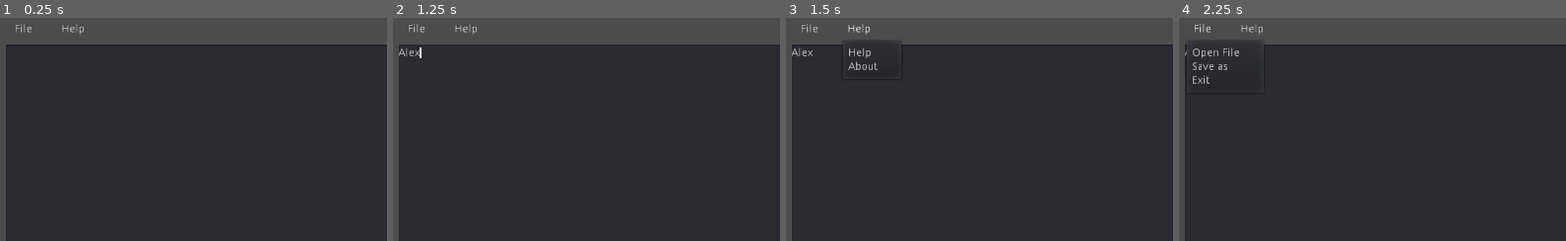
Above: before the commit, frames 1-4 (left to right).
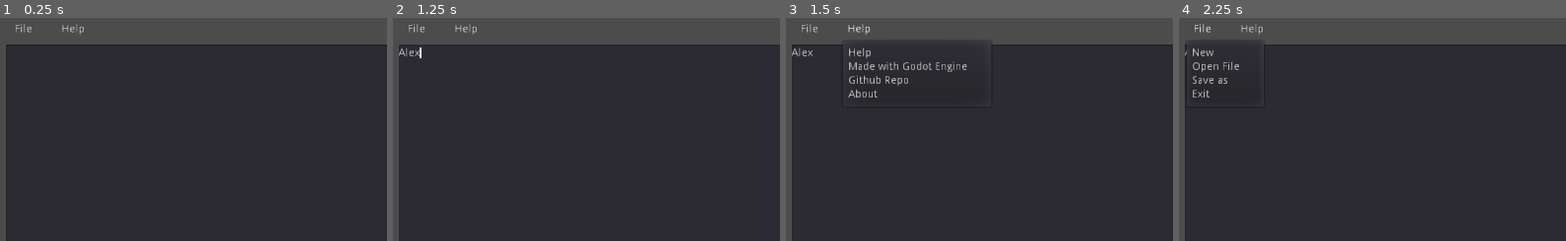
Above: after the commit, the same moments.

Repository: Tyler-Osborne/GodotPad
Game: Godot game, scene res://Scenes/TextEditor.tscn
The game is run twice, just before and just after one commit, with the same random seed, the same clock (stepped at 60 frames per second) and the same inputs.
Inputs (mouse positions are % of the whole screen's width and height, from its top left):
- Up to frame 1 (0.25 s): no input
- Up to frame 2 (1.25 s): click (50, 52) at 0.52 s; type "Alex" at 0.6 s
- Up to frame 3 (1.5 s): click "Help" at 1.25 s
- Up to frame 4 (2.25 s): click "File" at 2 s
The pictures show only the part of the screen within x 0-50%, y 0-50%; the shares and areas given below are measured in that part.

Frames 1-2 are identical in both runs. In frame 3, 1.0% of the frame differs, in the area x 16-53%, y 11-36%; in frame 4, 0.6%.

Commit message:
Added links to useful stuff

Diff:
--- a/Scenes/TextEditor.tscn
+++ b/Scenes/TextEditor.tscn
@@ -68,12 +68,57 @@
 "_edit_use_anchors_": false
 }
 
-[node name="WindowDialog" type="WindowDialog" parent="."]
-visible = true
-margin_left = 256.0
-margin_top = 152.0
-margin_right = 768.0
-margin_bottom = 448.0
+[node name="HelpWindow" type="WindowDialog" parent="."]
+margin_left = 320.0
+margin_top = 208.0
+margin_right = 640.0
+margin_bottom = 384.0
+__meta__ = {
+"_edit_use_anchors_": false
+}
+
+[node name="Label" type="Label" parent="HelpWindow"]
+margin_right = 320.0
+margin_bottom = 176.0
+text = "Placeholder"
+align = 1
+valign = 1
+autowrap = true
+
+[node name="HelpButton" type="Button" parent="HelpWindow"]
+margin_left = 136.0
+margin_top = 136.0
+margin_right = 183.0
+margin_bottom = 156.0
+text = "Close"
+
+[node name="AboutWindow" type="WindowDialog" parent="."]
+margin_left = 320.0
+margin_top = 208.0
+margin_right = 640.0
+margin_bottom = 384.0
+__meta__ = {
+"_edit_use_anchors_": false
+}
+
+[node name="Label" type="Label" parent="AboutWindow"]
+margin_left = 72.0
+margin_top = 16.0
+margin_right = 240.0
+margin_bottom = 104.0
+text = "Placeholder"
+align = 1
+valign = 1
+autowrap = true
+
+[node name="AboutButton" type="Button" parent="AboutWindow"]
+margin_left = 136.0
+margin_top = 136.0
+margin_right = 183.0
+margin_bottom = 156.0
+text = "Close"
 
 [connection signal="file_selected" from="OpenFileDialog" to="." method="_on_OpenFileDialog_file_selected"]
 [connection signal="file_selected" from="SaveFileDialog" to="." method="_on_SaveFileDialog_file_selected"]
+[connection signal="pressed" from="HelpWindow/HelpButton" to="." method="_on_HelpButton_pressed"]
+[connection signal="pressed" from="AboutWindow/AboutButton" to="." method="_on_AboutButton_pressed"]
--- a/Scripts/TextEditor.gd
+++ b/Scripts/TextEditor.gd
@@ -1,14 +1,30 @@
 extends Control
 
+const APP_NAME: String = "GodotPad"
+var current_file = "Untitled"
+
 func _ready():
+	update_window_title()
+
+	$MenuButtonFile.get_popup().add_item("New")
 	$MenuButtonFile.get_popup().add_item("Open File")
 	$MenuButtonFile.get_popup().add_item("Save as")
 	$MenuButtonFile.get_popup().add_item("Exit")
 	$MenuButtonFile.get_popup().connect("id_pressed", self, "_on_MenuButtonFile_pressed")
 
 	$MenuButtonHelp.get_popup().add_item("Help")
+	$MenuButtonHelp.get_popup().add_item("Made with Godot Engine")
+	$MenuButtonHelp.get_popup().add_item("Github Repo")
 	$MenuButtonHelp.get_popup().add_item("About")
-	$MenuButtonFile.get_popup().connect("id_pressed", self, "_on_MenuButtonHelp_pressed")
+	$MenuButtonHelp.get_popup().connect("id_pressed", self, "_on_MenuButtonHelp_pressed")
+
+func update_window_title():
+	OS.set_window_title(APP_NAME + " - " + current_file)
+
+func new_file():
+	current_file = "Untitled"
+	$TextEdit.text = ""
+	update_window_title()
 
 func _on_OpenFileDialog_file_selected(path):
 	# print(path)
@@ -16,12 +32,16 @@
 	file.open(path, File.READ)
 	$TextEdit.text = file.get_as_text()
 	file.close()
+	current_file = path
+	update_window_title()
 
 func _on_SaveFileDialog_file_selected(path):
 	var file : File = File.new()
 	file.open(path, File.WRITE_READ)
 	file.store_string($TextEdit.text)
 	file.close()
+	current_file = path
+	update_window_title()
 
 func _on_ExitButton_Pressed():
 	get_tree().quit()
@@ -29,6 +49,8 @@
 func _on_MenuButtonFile_pressed(id):
 	var item_name : String = $MenuButtonFile.get_popup().get_item_text(id)
 	match item_name:
+		"New":
+			new_file()
 		"Open File":
 			$OpenFileDialog.popup()
 		"Save as":
@@ -39,19 +61,24 @@
 			# print(item_name)
 			pass
 
-func _on_Help_pressed():
-	pass
-
-func _on_About_pressed():
-	pass
-
 func _on_MenuButtonHelp_pressed(id):
-	var item_name : String = $MenuButtonFile.get_popup().get_item_text(id)
+	var item_name : String = $MenuButtonHelp.get_popup().get_item_text(id)
 	match item_name:
 		"Help":
-			_on_Help_pressed()
+			$HelpWindow.popup()
+		"Made with Godot Engine":
+			OS.shell_open("https://godotengine.org/")
+		"Github Repo":
+			pass
 		"About":
-			_on_About_pressed()
+			$AboutWindow.popup()
 		_:
 			# print(item_name)
 			pass
+
+func _on_AboutButton_pressed():
+	$AboutWindow.hide()
+
+
+func _on_HelpButton_pressed():
+	$HelpWindow.hide()
--- a/project.godot
+++ b/project.godot
@@ -15,11 +15,21 @@
 run/low_processor_mode=true
 config/icon="res://icon.png"
 
+[debug]
+
+gdscript/completion/autocomplete_setters_and_getters=true
+
 [display]
 
 window/size/height=592
 window/dpi/allow_hidpi=true
 window/stretch/mode="2d"
+
+[global]
+
+title'=false
+title=false
+Title=false
 
 [physics]
 
Not shown, changed: test.txt
